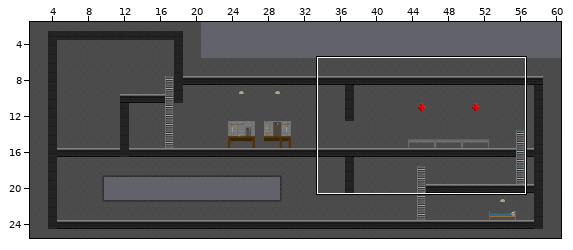
Tiled map: resources/tilemap/zona_shelter.tmx. Above: a wide view before the commit, with the close-up outlined.
Close-up. Before the commit:
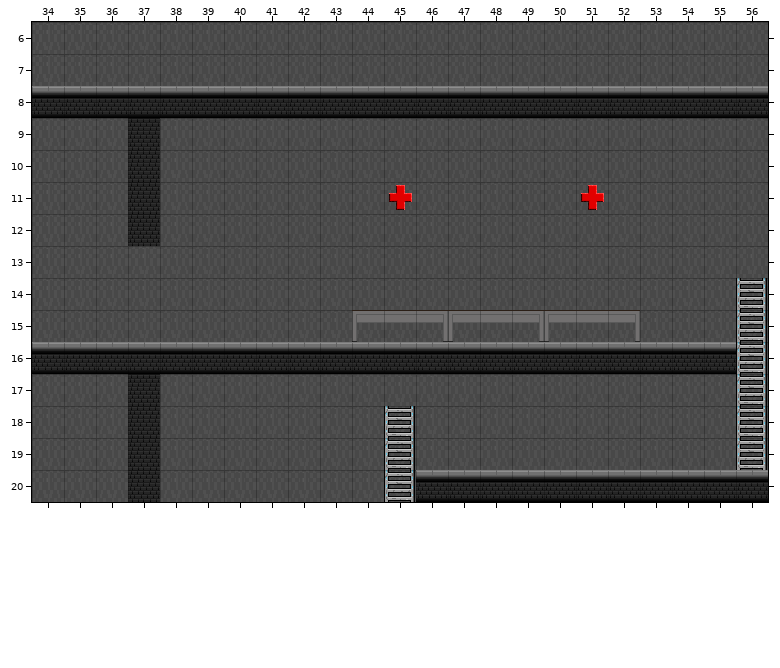
Cells are 32x32 px. Shown: x 34..56, y 6..20. The commit also changed other parts of the map, which this record leaves out. Tiles whose own drawing changed are shown in their newer look in all pictures.
After:
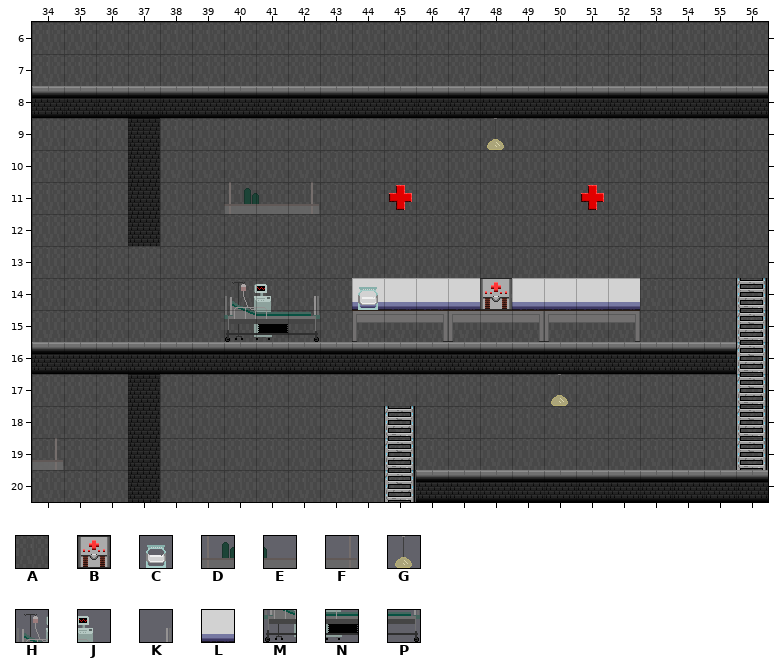
Key: from "template_tileset": A 33, B 85, C 86, D 100, E 101, F 102, G 157, H 187, J 188, K 189, L 199, M 202, N 203, P 204.
_ is an empty cell.
Change:
Layer "Fondo":
Tile A gives way to one hidden under a higher layer in row 14 at x 48.
Tile A gives way to tile L in row 14 at x 44 to 47 and 49 to 52.
Layer "Elements":
The edit adds tile B in row 14 at x 48.
The edit adds tile C in row 14 at x 44.
The edit adds tile D in row 11 at x 40.
The edit adds tile E in row 11 at x 41.
The edit adds tile F in row 11 at x 42; in row 19 at x 34.
The edit adds tile G in row 9 at x 48; in row 17 at x 50.
The edit adds tile H in row 14 at x 40.
The edit adds tile J in row 14 at x 41.
The edit adds tile K in row 14 at x 42.
The edit adds tile M in row 15 at x 40.
The edit adds tile N in row 15 at x 41.
The edit adds tile P in row 15 at x 42.
